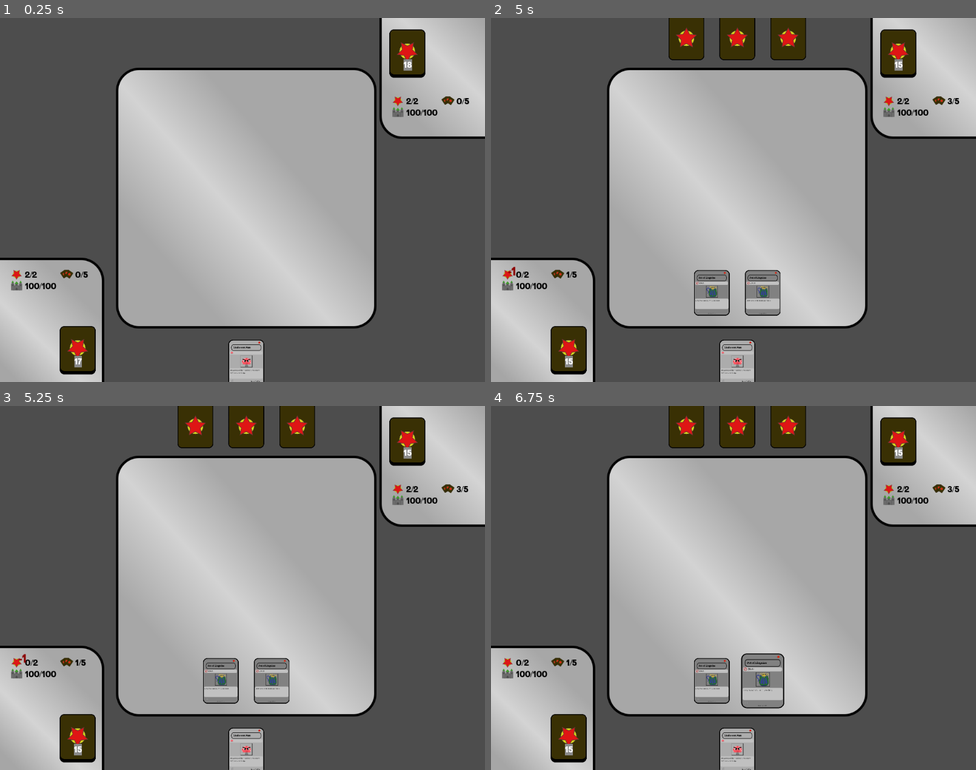
Above: before the commit, frames 1-4 (two rows, left to right).
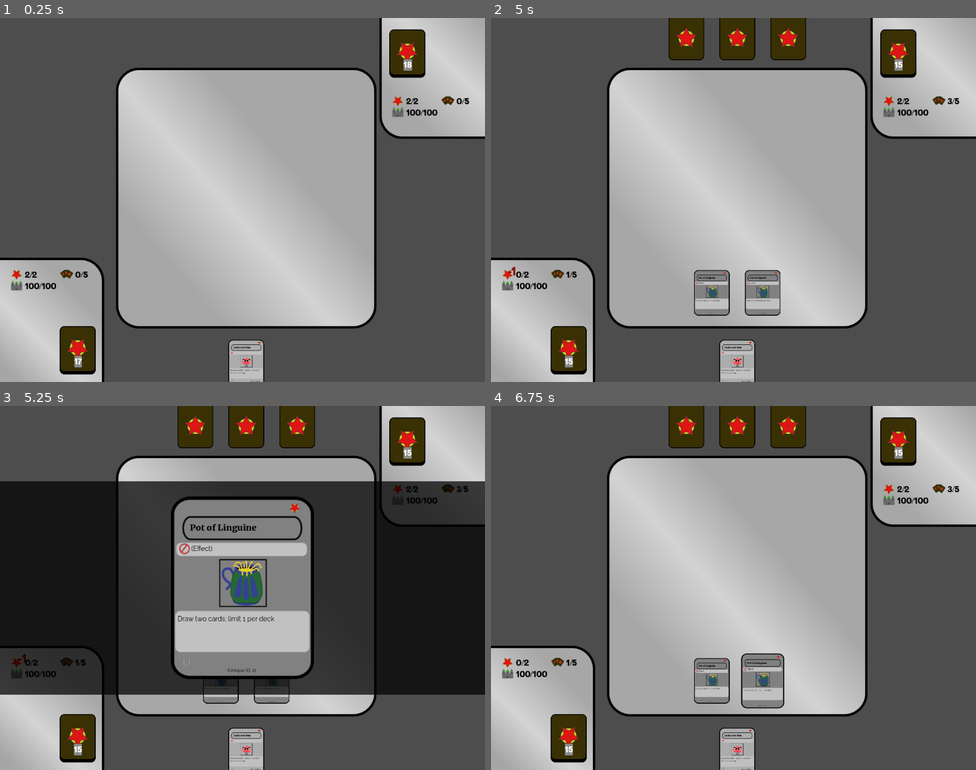
Above: after the commit, the same moments.

Repository: Mercerenies/evilcon-2024
Game: Godot game, scene res://debug/debug_room.tscn
The game is run twice, just before and just after one commit, with the same random seed, the same clock (stepped at 60 frames per second) and the same inputs.
Inputs (mouse positions are in pixels of both pictures, inside the frame that each line leads up to):
- Up to frame 1 (0.25 s): no input
- Up to frame 2 (5 s): move the mouse to (738, 363) at 0.52 s; click (738, 363) at 0.67 s; click (738, 363) at 1.42 s; tap Enter at 2 s; move the mouse to (786, 363) at 2.02 s; click (786, 363) at 2.17 s; click "Play" at 2.75 s; tap Space at 3.5 s; move the mouse to (762, 363) at 3.52 s; click (762, 363) at 3.67 s; click "Play" at 4.25 s
- Up to frame 3 (5.25 s): tap Enter at 5 s; move the mouse to (223, 682) at 5.02 s; click (223, 682) at 5.17 s
- Up to frame 4 (6.75 s): move the mouse to (762, 682) at 5.77 s; click (762, 682) at 5.92 s; tap Space at 6.5 s; move the mouse to (786, 424) at 6.52 s; click (786, 424) at 6.67 s

Frames 1-2 are identical in both runs. In frame 3, 53% of the frame differs, in the area x 0-100%, y 20-80%; in frame 4, nothing differs.

Commit message:
Viewing cards that are in play

Diff:
--- a/card_game/playing_field/playing_field.gd
+++ b/card_game/playing_field/playing_field.gd
@@ -143,18 +143,14 @@
 
 
 func _on_play_strip_card_added(card_node):
-    pass # TODO card_node.card_clicked.connect(_on_played_card_node_card_clicked.bind(card_node))
-
-
-func _on_hand_card_node_card_clicked(card_node):
-    var viewport_size = get_viewport().get_visible_rect()
+    card_node.card_clicked.connect(_on_played_card_node_card_clicked.bind(card_node))
+
+
+func _on_hand_card_node_card_clicked(card_node) -> void:
     var card_type = card_node.card_type
-    var card_row = ScrollableCardRow.instantiate()
-    card_row.card_display_scene = PlayingCardDisplay
-    card_row.margin_below = 64
-    $UILayer.add_child(card_row)
-    card_row.cards().replace_cards([card_type])
-    card_row.position = Vector2(0, viewport_size.size.y / 2)
+    var card_row = popup_display_card([card_type], {
+        "margin_below": 64.0,
+    })
 
     var play_button = Button.new()
     if card_type.can_play(self, CardPlayer.BOTTOM):
@@ -168,6 +164,36 @@
     card_row.append_button(play_button)
 
 
+func _on_played_card_node_card_clicked(card_node) -> void:
+    var card_type = card_node.card_type
+    popup_display_card([card_type])
+
+
+# Shows a ScrollableCardRow for the indicated card types (or cards, if
+# supported by the underlying display scene).
+#
+# Optional arguments are as follows:
+#
+# * margin_below (float) - Margin below the card row (in pixels).
+#
+# * margin_above (float) - Margin above the card row (in pixels).
+func popup_display_card(cards: Array, opts = {}) -> Node2D:
+    var margin_below = opts.get("margin_below", null)
+    var margin_above = opts.get("margin_above", null)
+
+    var viewport_size = get_viewport().get_visible_rect()
+    var card_row = ScrollableCardRow.instantiate()
+    card_row.card_display_scene = PlayingCardDisplay
+    if margin_below != null:
+        card_row.margin_below = margin_below
+    if margin_above != null:
+        card_row.margin_above = margin_above
+    $UILayer.add_child(card_row)
+    card_row.cards().replace_cards(cards)
+    card_row.position = Vector2(0, viewport_size.size.y / 2)
+    return card_row
+
+
 func _on_bottom_hand_cards_modified():
     $BottomStats.on_hand_size_updated($BottomHand.cards().card_count())
 
